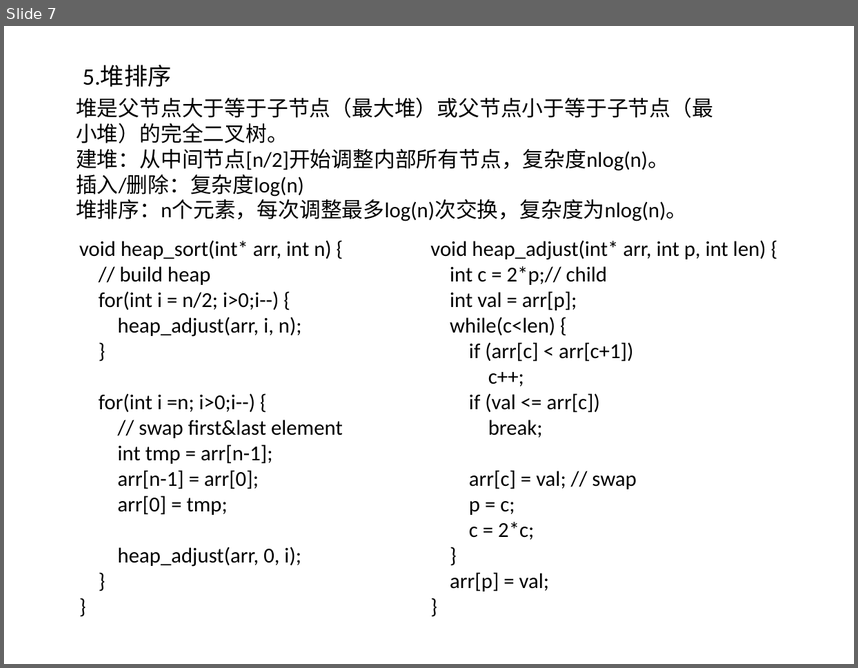
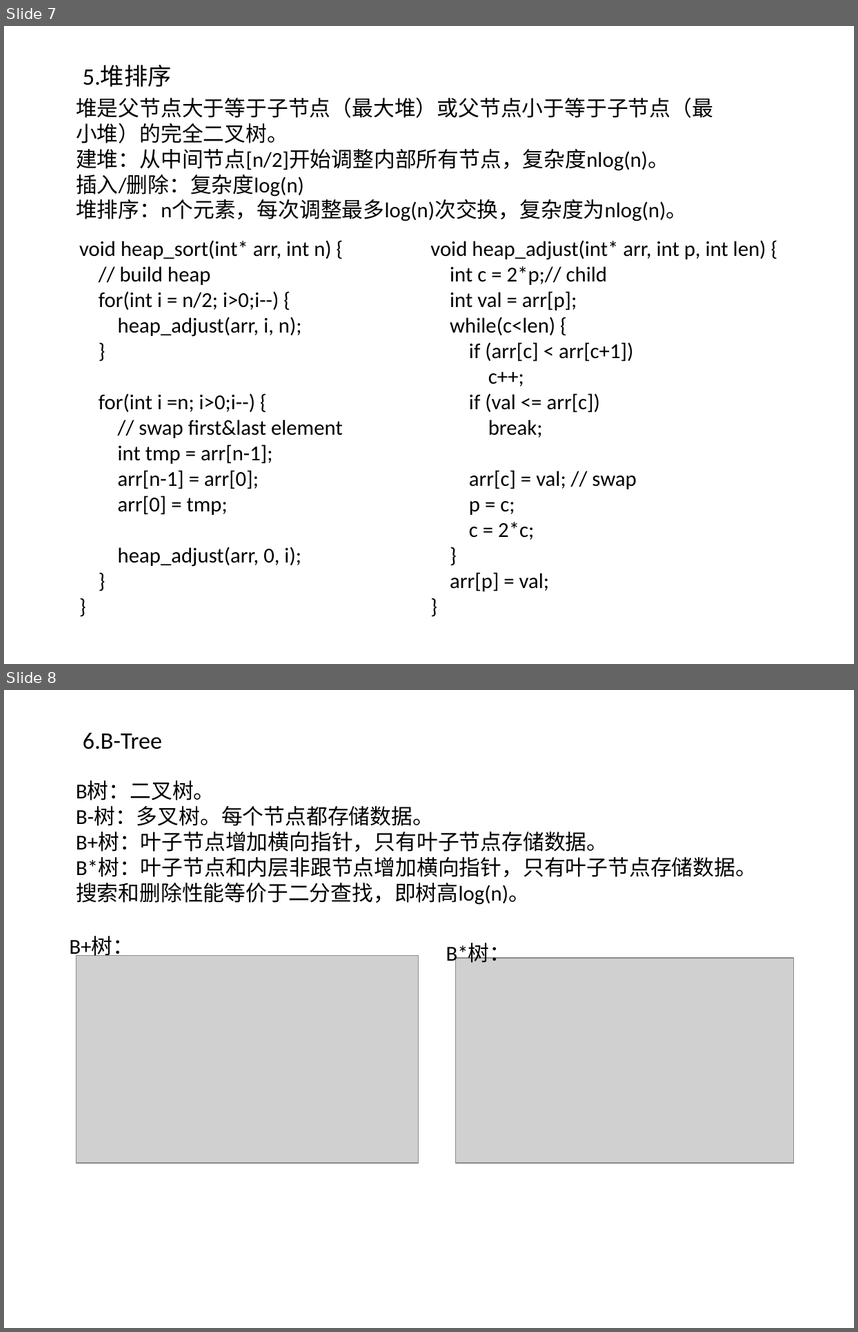
Before and after one commit to willkk/go, a slide deck: algos_summary.pptx. Shown one above the other, each under a label of ours: slide 7 before the commit, slides 7 and 8 after it. The pictures are 858x668 and 858x1332 pixels, drawn with LibreOffice and Linux fonts; fonts in the diff are those of the drawing; grey boxes stand for pictures. Boxes give left, top, right and bottom in pixels: in the first picture for what was removed or moved away, otherwise in the second. Text is boxed around its words. In the diff, an @@ line names an element or a change of style, - is before the commit and + after.

```diff
--- a/algos_summary.pptx
+++ b/algos_summary.pptx
@@ slide 8 added at (4,690,854,1328), background #FFFFFF @@
@@ text added at (83,733,162,749), 20 pt, text #000000 @@
+6.B-Tree
@@ text added at (76,781,757,905), 18 pt, text #000000 @@
+B树：二叉树。
+B-树：多叉树。每个节点都存储数据。
+B+树：叶子节点增加横向指针，只有叶子节点存储数据。
+B*树：叶子节点和内层非跟节点增加横向指针，只有叶子节点存储数据。
+搜索和删除性能等价于二分查找，即树高log(n)。
@@ text added at (70,936,134,959), 18 pt, text #000000 @@
+B+树：
@@ picture added at (76,955,419,1163) @@
@@ text added at (446,943,511,966), 18 pt, text #000000 @@
+B*树：
@@ picture added at (455,958,794,1163) @@
```
Also in this commit, not shown: 1 slide changed, 1 other slide added, 1 slide removed.
